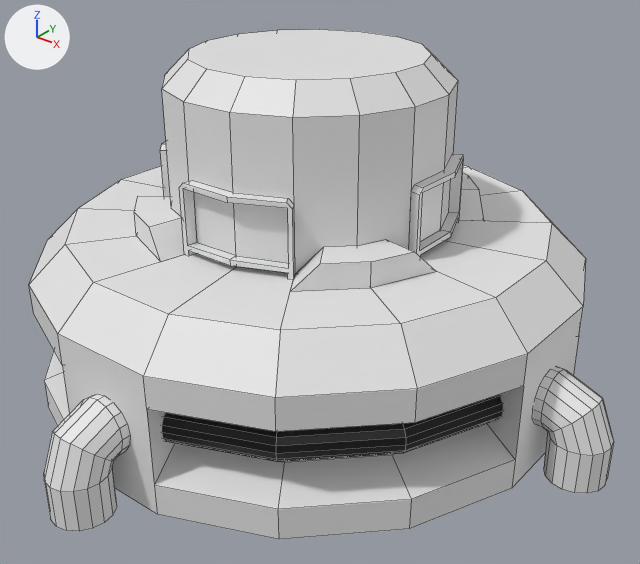
Renders of the FBX model Assets/Models/RedButton.fbx from each side of a commit.
Both versions are drawn from a 50 mm lens placed at (0.153, -0.187, 0.145), pointed at (0.007, -0.004, 0.032). Every picture has the same lights, and +X, +Y and +Z are marked at upper left. The first picture is the older version. Mesh edges are drawn as thin lines. Where no turn or scale is listed for an object, it has been applied to the vertices.

Before the edit, the objects in view are built like this:
```python
me_circle = bpy.data.meshes.new('Circle')
me_circle.from_pydata(...)  # 48 vertices, 34 faces; spans x -0.0392..0.0392, y -0.0392..0.0392, z 0.0501..0.0973
me_circle.materials.append(mat_material)  # its picture is missing
me_circle_002 = bpy.data.meshes.new('Circle.002')
me_circle_002.from_pydata(...)  # 608 vertices, 453 faces; spans x -0.096..0.096, y -0.096..0.096, z 0.0..0.07
me_circle_002.materials.append(mat_material)  # its picture is missing
me_circle_003 = bpy.data.meshes.new('Circle.003')
me_circle_003.from_pydata(...)  # 256 vertices, 192 faces; spans x -0.0734..0.0734, y -0.0734..0.0734, z 0.0148..0.0248
me_circle_003.materials.append(mat_material_001)  # its picture is missing
ob_base = bpy.data.objects.new('Base', me_circle_002)
ob_base.location = (0.0, 0.0, 0.0)
ob_button = bpy.data.objects.new('Button', me_circle)
ob_button.location = (0.0, 0.0, 0.0)
ob_emmesion = bpy.data.objects.new('Emmesion', me_circle_003)
ob_emmesion.location = (0.0, 0.0, 0.0)
```
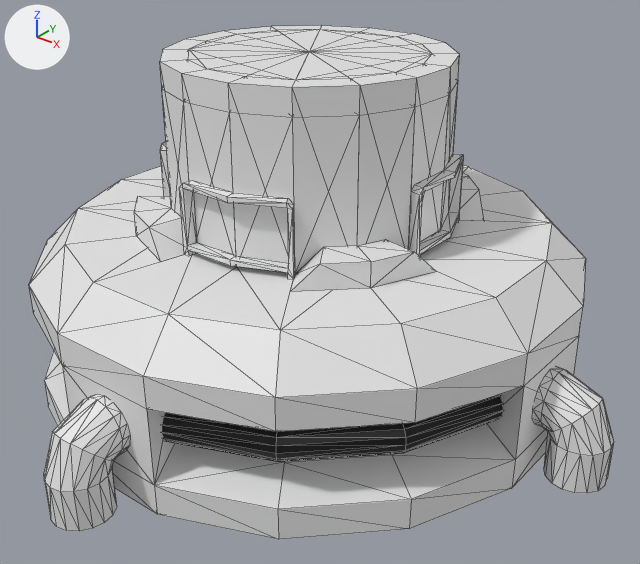
Pixel boxes (x1, y1, x2, y2) of what changed, in the pictures (640 x 564 px):
```json
{"object": "Button_Col", "change": "added", "after": [160, 25, 460, 117]}
```

The change, as JSON lines over the scene's bpy script:
```json
{"op": "add", "block": "me_circle_008", "code": ["me_circle_008 = bpy.data.meshes.new('Circle.008')", "me_circle_008.from_pydata(...)  # a 16-sided cylinder along z spanning x -0.0392..0.0392, y -0.0392..0.0392, z -0.0236..0.0236"]}
{"op": "add", "block": "ob_button_col", "code": ["ob_button_col = bpy.data.objects.new('Button_Col', me_circle_008)", "ob_button_col.location = (0.0, 0.0, 0.0737)"]}
```
